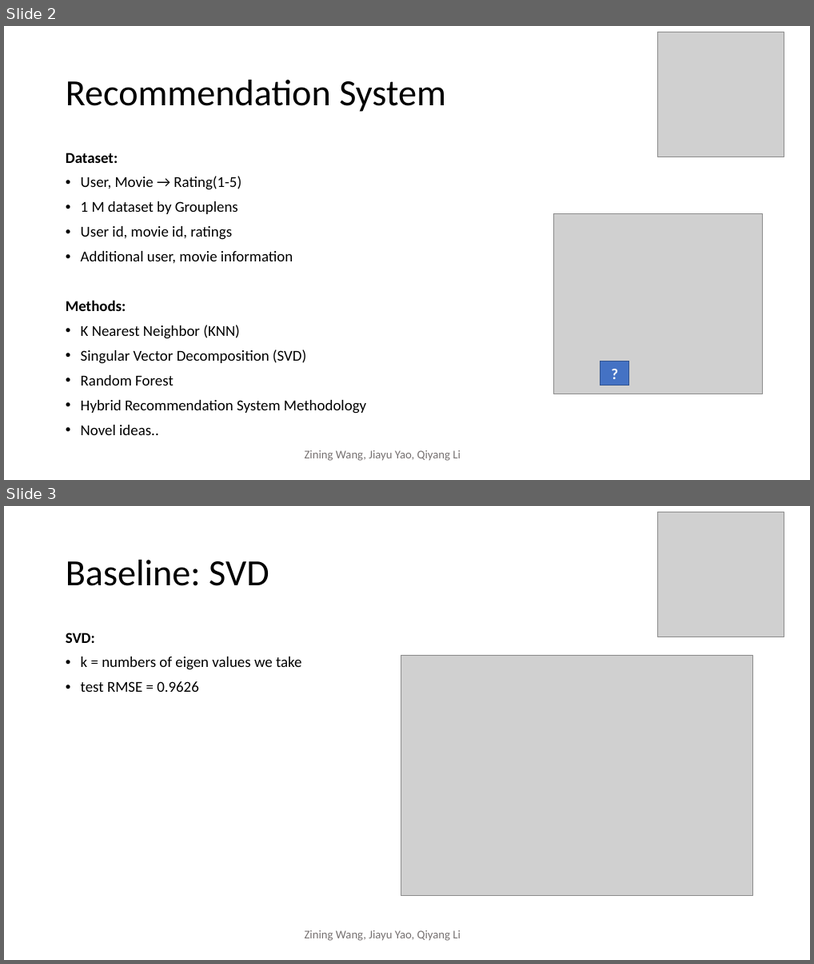
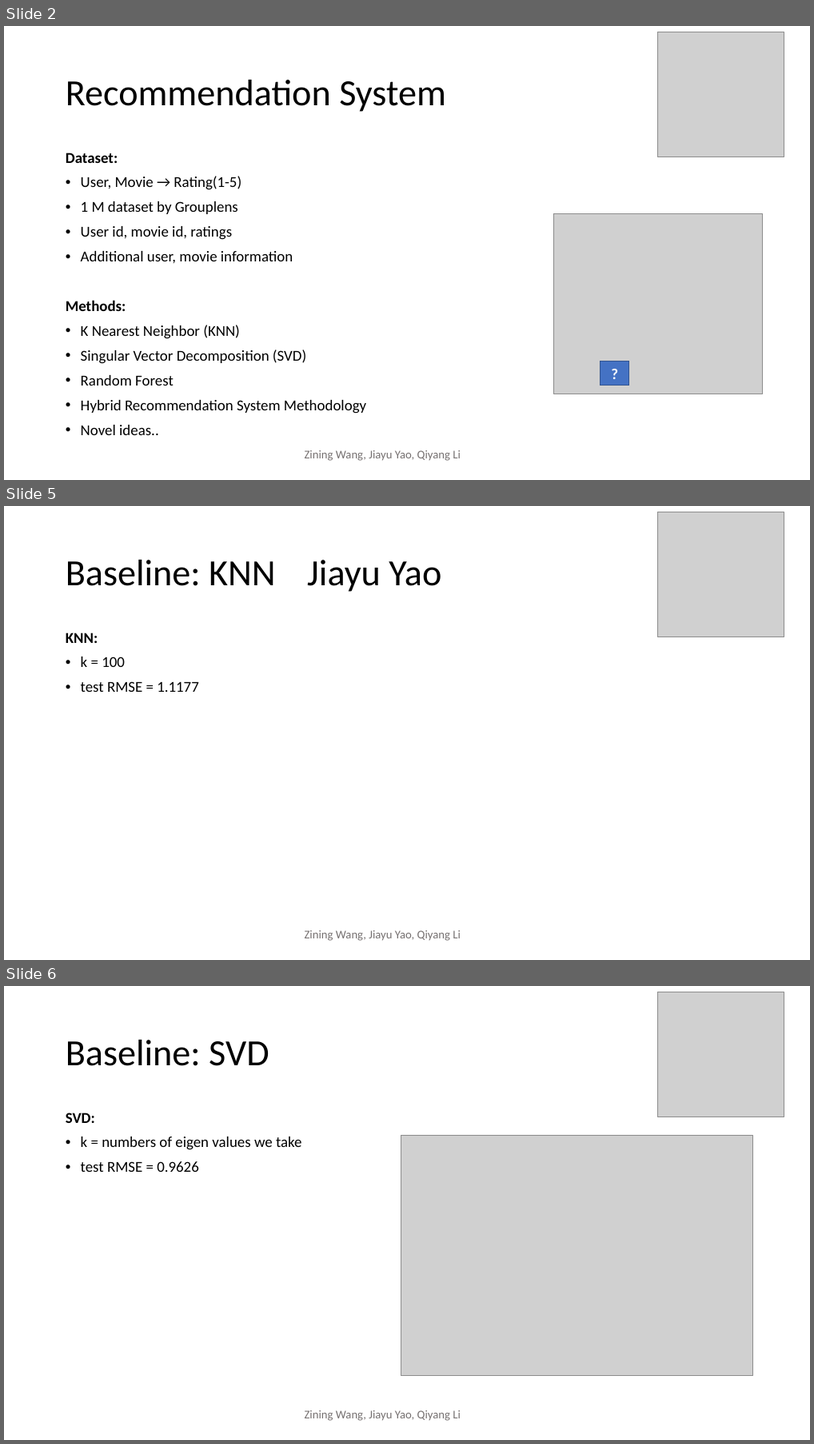
Before and after one commit to wangzining/Recommendation-System, a slide deck: Final Presentation.pptx. Shown one above the other, each under a label of ours: slides 2 and 3 before the commit, slides 2, 5 and 6 after it; the slides between them are not shown. The pictures are 814x964 and 814x1444 pixels, drawn with LibreOffice and Linux fonts; fonts in the diff are those of the drawing; grey boxes stand for pictures. Boxes give left, top, right and bottom in pixels: in the first picture for what was removed or moved away, otherwise in the second. Text is boxed around its words. In the diff, an @@ line names an element or a change of style, - is before the commit and + after.

```diff
--- a/Final Presentation.pptx
+++ b/Final Presentation.pptx
@@ slide 5 added at (x1=4, y1=506, x2=810, y2=960), background #FFFFFF @@
@@ picture added at (x1=658, y1=512, x2=784, y2=636) @@
@@ title added at (x1=66, y1=560, x2=442, y2=592), 44 pt, text #000000 @@
+Baseline: KNN Jiayu Yao
@@ text added at (x1=66, y1=632, x2=199, y2=692), 18 pt, text #000000 @@
+KNN:
+• k = 100
+• test RMSE = 1.1177
@@ text added at (x1=305, y1=930, x2=461, y2=940), 14 pt, text #767171 @@
+Zining Wang, Jiayu Yao, Qiyang Li
@@ what was slide 3 is now slide 6 @@
```
Also in this commit, not shown: 2 other slides added, 3 other files.
